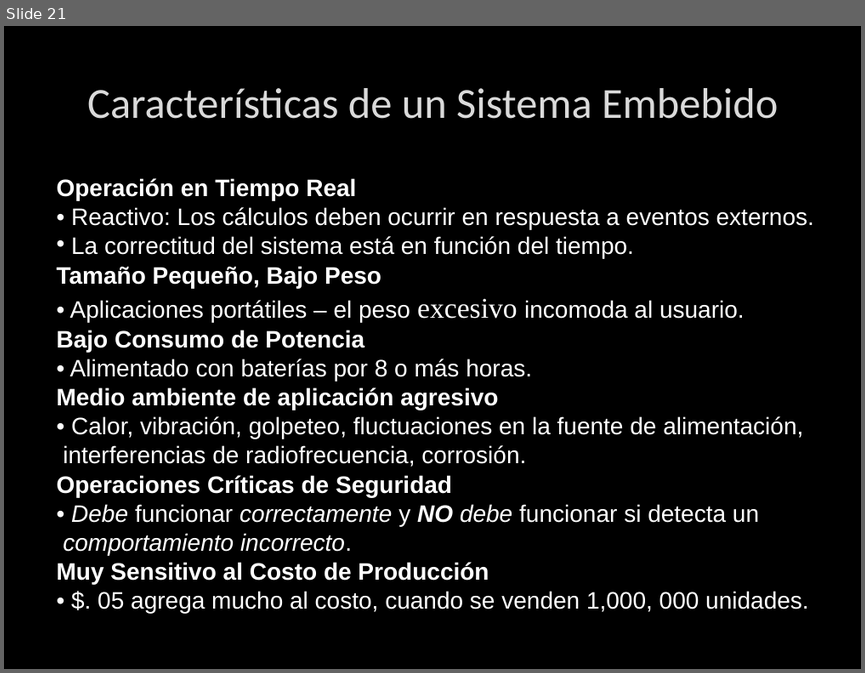
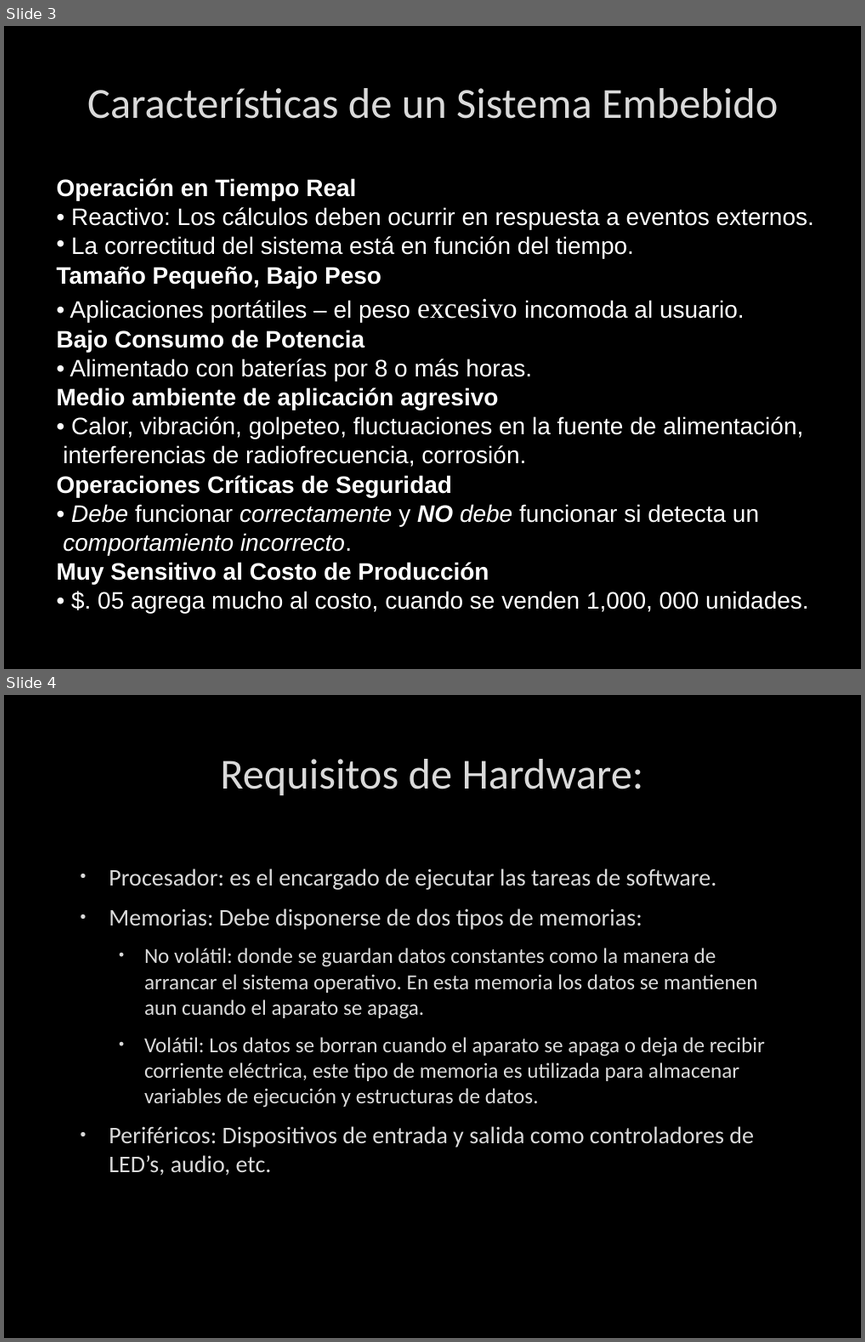
Before and after one commit to Erick-ARH/Sistemas-Embebidos, a slide deck: Presentaciones/Sistemas Embebidos/Sistemas Embebidos.pptx. Shown one above the other, each under a label of ours: slide 21 before the commit, slides 3 and 4 after it. The pictures are 865x673 and 865x1342 pixels, drawn with LibreOffice and Linux fonts; fonts in the diff are those of the drawing; background and template pictures are left out. Boxes give left, top, right and bottom in pixels: in the first picture for what was removed or moved away, otherwise in the second. Text is boxed around its words. In the diff, an @@ line names an element or a change of style, - is before the commit and + after.

```diff
--- a/Presentaciones/Sistemas Embebidos/Sistemas Embebidos.pptx
+++ b/Presentaciones/Sistemas Embebidos/Sistemas Embebidos.pptx
@@ slide 4 added at bbox=[4, 695, 861, 1338], background picture (left out) @@
@@ title added at bbox=[220, 759, 644, 795], 36 pt, text #DADADA @@
+Requisitos de Hardware:
@@ text added at bbox=[109, 868, 765, 1175], 18 pt, text #DADADA @@
+• Procesador: es el encargado de ejecutar las tareas de software.
+• Memorias: Debe disponerse de dos tipos de memorias:
+  • No volátil: donde se guardan datos constantes como la manera de arrancar el sistema operativo. En esta memoria los datos se mantienen aun cuando el aparato se apaga.
+  • Volátil: Los datos se borran cuando el aparato se apaga o deja de recibir corriente eléctrica, este tipo de memoria es utilizada para almacenar variables de ejecución y estructuras de datos.
+• Periféricos: Dispositivos de entrada y salida como controladores de LED’s, audio, etc.
@@ what was slide 21 is now slide 3 @@
```
Also in this commit, not shown: 1 slide changed, 3 other slides added, 31 slides removed.
